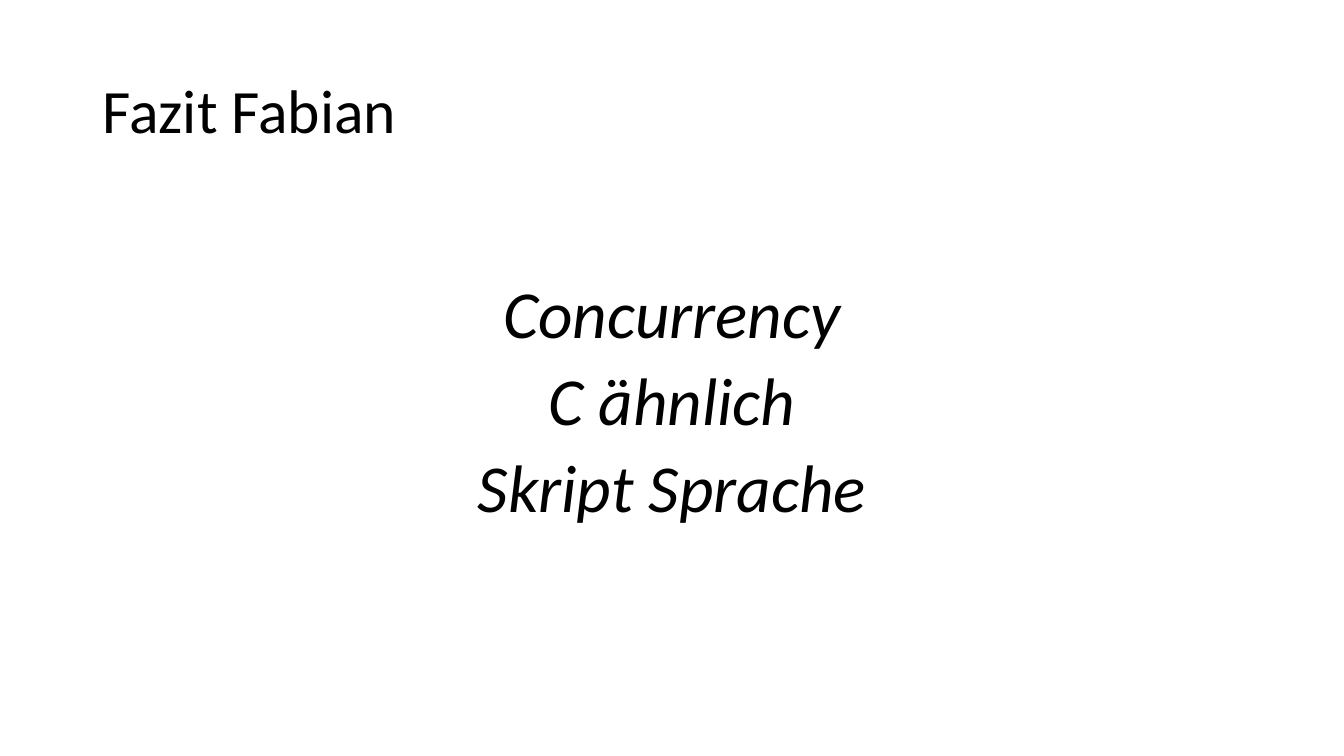
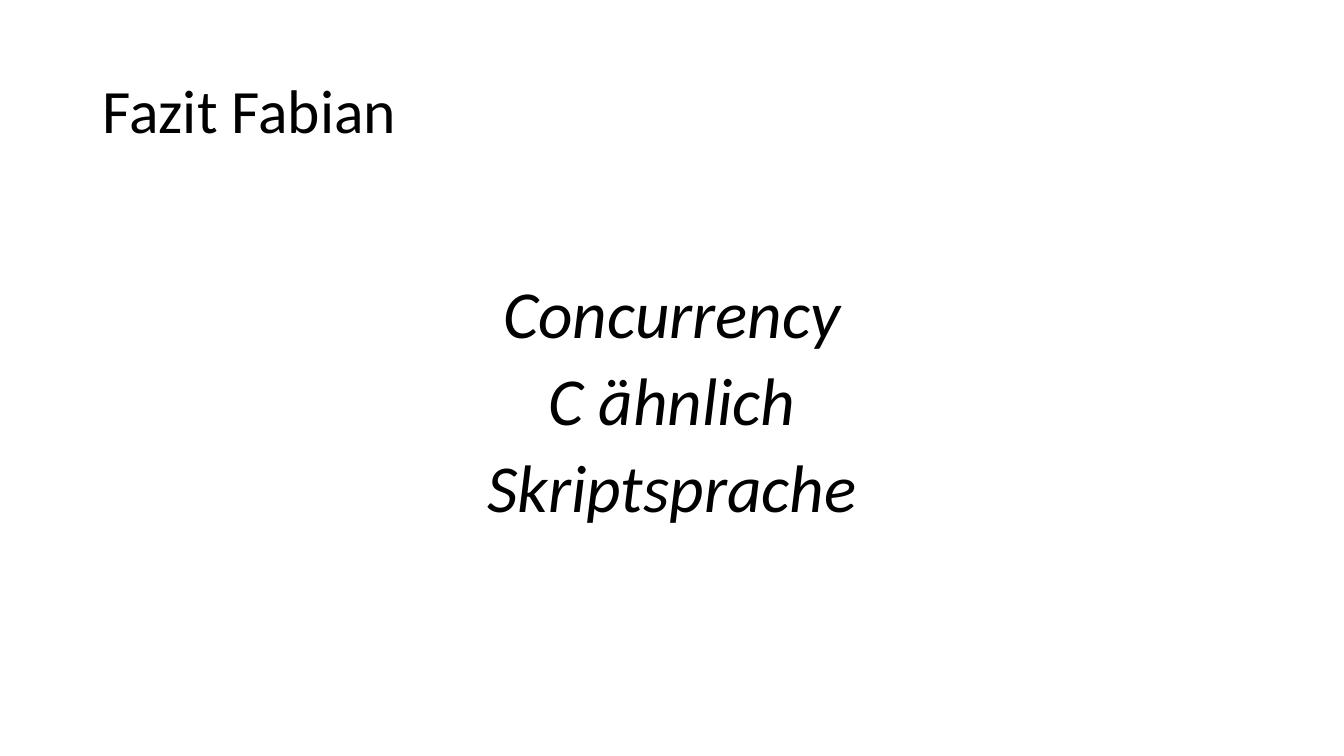
Before and after one commit to alexsuter/golang-experience, a slide deck: slide 12 of presi/presi.pptx (slide 10 before the commit). Drawn at 1344x756 pixels with LibreOffice and Linux fonts; fonts in the diff are those of the drawing. Boxes give left, top, right and bottom in pixels: in the first picture for what was removed or moved away, otherwise in the second. Text is boxed around its words. In the diff, an @@ line names an element or a change of style, - is before the commit and + after.

```diff
--- a/presi/presi.pptx
+++ b/presi/presi.pptx
@@ text at <box>487,465,856,523</box>: text changed @@
-Skript Sprache
+Skriptsprache
```
Also in this commit, not shown: 1 other slide changed, 3 slides added, 1 slide removed.
